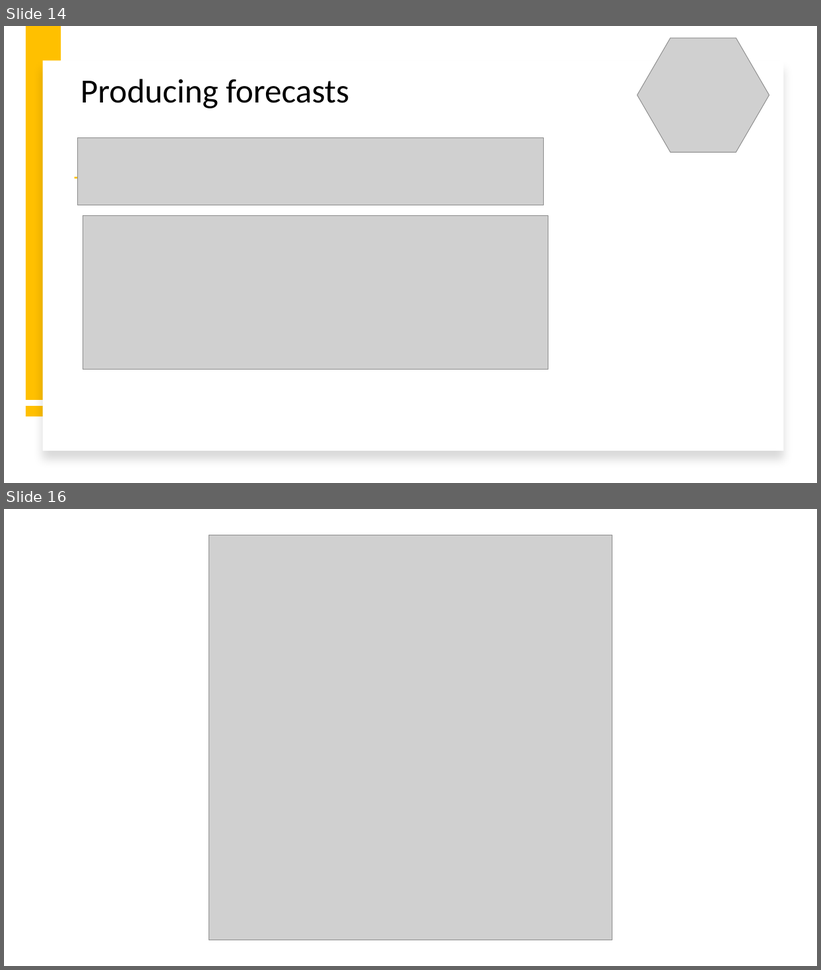
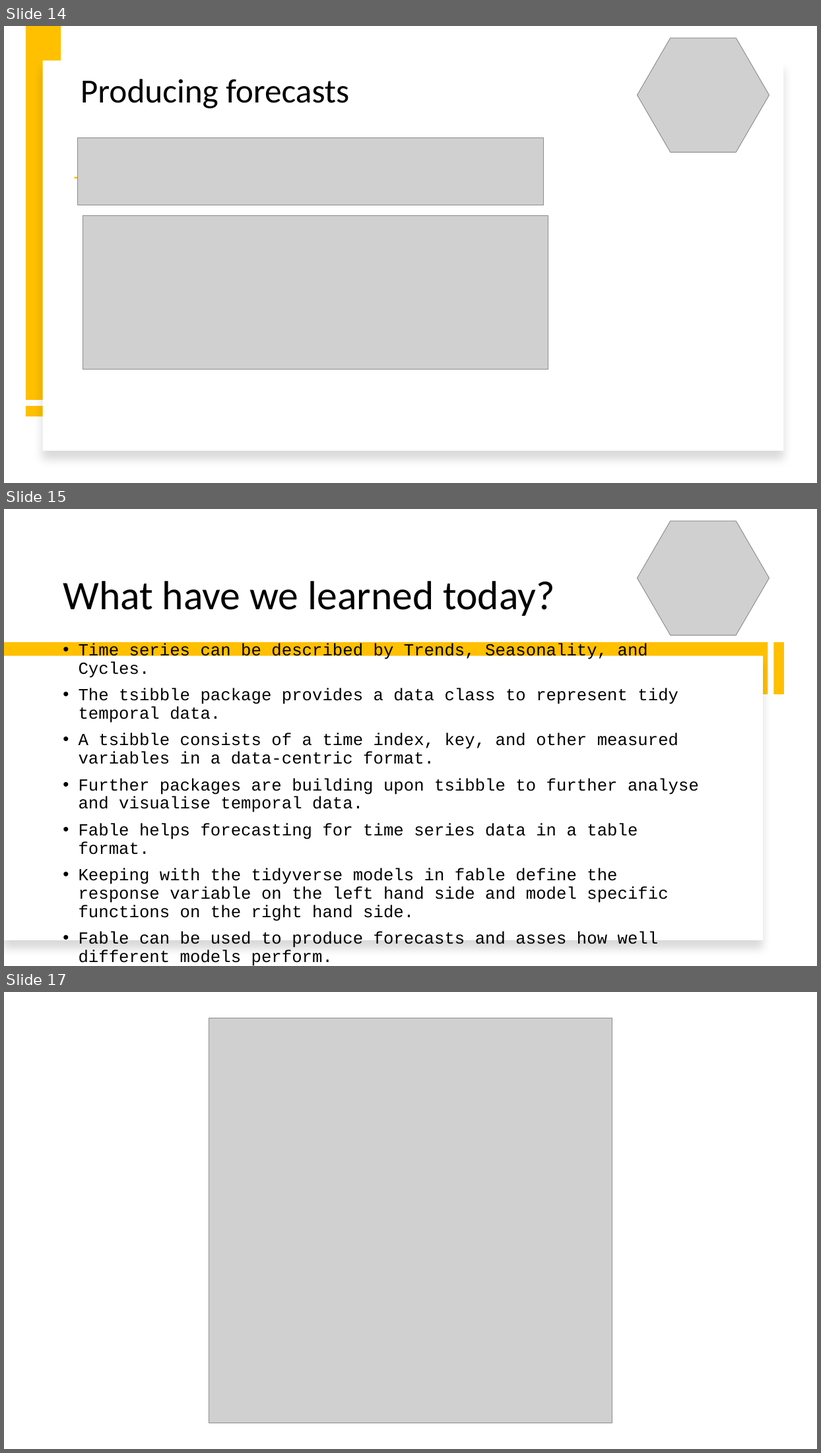
Before and after one commit to intro-to-data-science-22-workshop/-14-temporal-data-with-tsibble-and-fable-Samson-Krafft, a slide deck: tsibble and fable.pptx. Shown one above the other, each under a label of ours: slides 14 and 16 before the commit, slides 14, 15 and 17 after it; the slides between them are not shown. The pictures are 821x970 and 821x1453 pixels, drawn with LibreOffice and Linux fonts; fonts in the diff are those of the drawing; grey boxes stand for pictures; background and template pictures are left out. Boxes give left, top, right and bottom in pixels: in the first picture for what was removed or moved away, otherwise in the second. Text is boxed around its words. In the diff, an @@ line names an element or a change of style, - is before the commit and + after.

```diff
--- a/tsibble and fable.pptx
+++ b/tsibble and fable.pptx
@@ slide 15 added at (4, 509, 817, 966), background #FFFFFF @@
@@ picture added at (637, 521, 770, 636) @@
@@ title added at (63, 581, 555, 616), 48 pt, text #000000 @@
+What have we learned today?
@@ rectangle added at (4, 642, 768, 694), fill #FFC000 @@
@@ text added at (79, 643, 699, 966), 20 pt, text #000000 @@
+• Time series can be described by Trends, Seasonality, and Cycles.
+• The tsibble package provides a data class to represent tidy temporal data.
+• A tsibble consists of a time index, key, and other measured variables in a data-centric format.
+• Further packages are building upon tsibble to further analyse and visualise temporal data.
+• Fable helps forecasting for time series data in a table format.
+• Keeping with the tidyverse models in fable define the response variable on the left hand side and model specific functions on the right hand side.
+• Fable can be used to produce forecasts and asses how well different models perform.
@@ rectangle added at (774, 642, 784, 694), fill #FFC000 @@
@@ rectangle added at (4, 656, 764, 941), fill #FFFFFF @@
@@ what was slide 16 is now slide 17 @@
```
Also in this commit, not shown: 3 slides changed, 1 other file.
